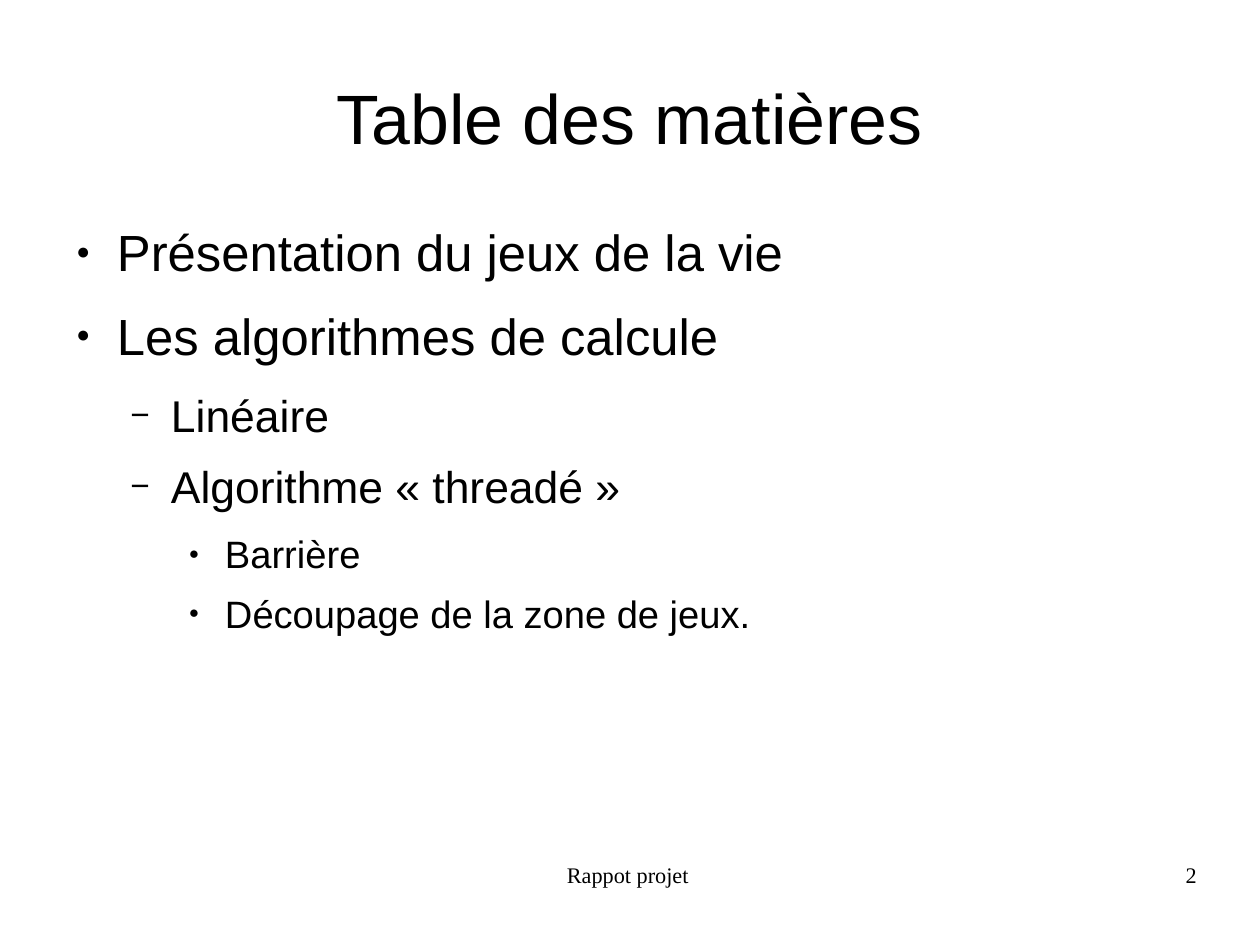
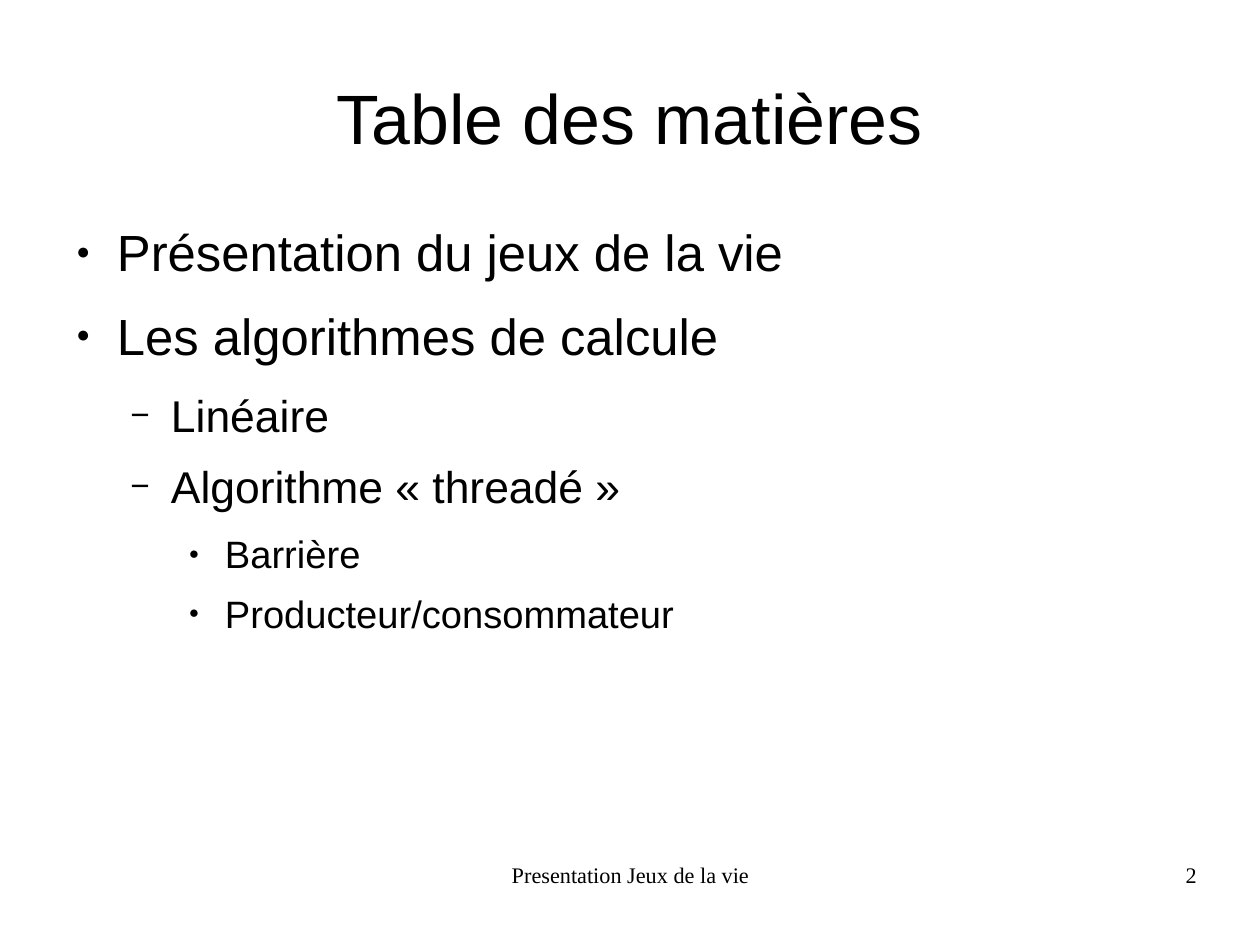
Before and after one commit to FabienInspiron/lifegame, a slide deck: slide 2 of Rapport/Presentation.odp. Drawn at 1260x945 pixels with LibreOffice and Linux fonts; fonts in the diff are those of the drawing. Boxes give left, top, right and bottom in pixels: in the first picture for what was removed or moved away, otherwise in the second. Text is boxed around its words. In the diff, an @@ line names an element or a change of style, - is before the commit and + after.

```diff
--- a/Rapport/Presentation.odp
+++ b/Rapport/Presentation.odp
@@ text at (225, 600, 674, 629): text changed @@
-    ● Découpage de la zone de jeux.
+    ● Producteur/consommateur
@@ text at (512, 867, 749, 884): text changed @@
-Rappot projet
+Presentation Jeux de la vie
```
Also in this commit, not shown: 10 other slides changed, 4 slides added, 1 slide removed, 8 other files.
